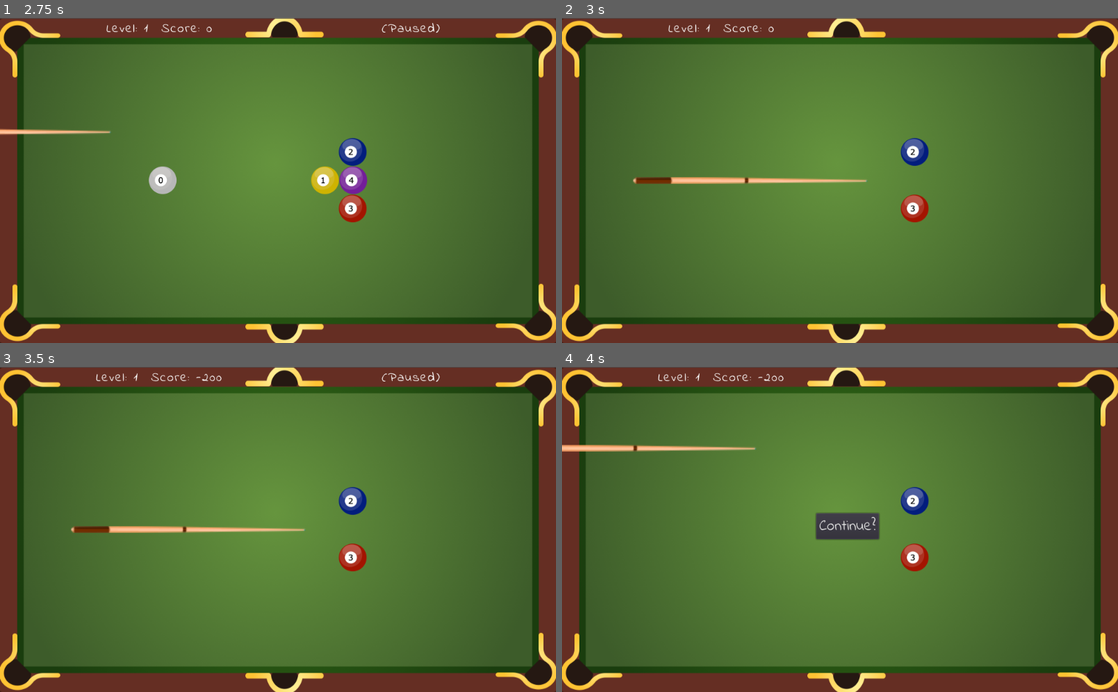
Above: before the commit, frames 1-4 (two rows, left to right).
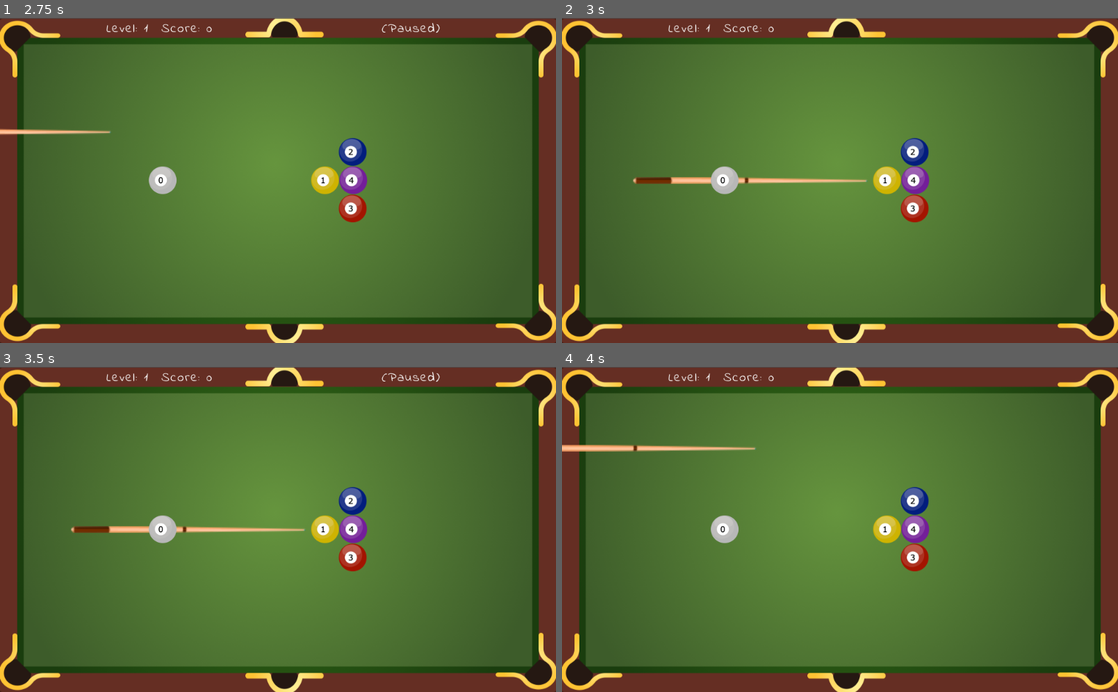
Above: after the commit, the same moments.

Repository: AlbertoPachecoDev/Fisica2D
Game: Godot game, scene res://Main.tscn
Same seed, same stepped clock (60 frames per second), same inputs: the game is played once before the commit and once after it. Sound files missing from this copy of the repository are replaced by a short silence.
Inputs (mouse positions are in pixels of both pictures, inside the frame that each line leads up to):
- Up to frame 1 (2.75 s): tap Enter (ui_accept) at 0.5, 0.77, 1.25, 1.52, 2 s; move the mouse to (250, 245) at 0.52 s; press the mouse at (250, 245) at 0.53 s; move the mouse to (444, 229) at 1.27 s; release the mouse at (444, 229) at 1.28 s; click (444, 229) at 1.35 s; move the mouse to (111, 131) at 2.02 s; press the mouse at (111, 131) at 2.03 s
- Up to frame 2 (3 s): tap Enter (ui_accept) at 2.75 s; move the mouse to (867, 180) at 2.77 s; release the mouse at (867, 180) at 2.78 s; click (867, 180) at 2.85 s
- Up to frame 3 (3.5 s): tap Enter (ui_accept) at 3.02 s
- Up to frame 4 (4 s): move the mouse to (756, 448) at 3.52 s; press the mouse at (756, 448) at 3.53 s; tap Enter (ui_accept) at 3.77 s

Frame 1 is identical in both runs. In frame 2, 1.0% of the frame differs, in the area x 26-67%, y 45-55%; in frame 3, 1.3%; in frame 4, 2.2%, in the area x 17-67%, y 1-55%.

Commit message:
Ver. 0.91 cue zero only
Issue #13 solved: Cue hits only ball zero. Solved adding ball0 mask. Cue collision mask = ball0. Cue removed from ball collision mask bits.

Diff:
--- a/Main.tscn
+++ b/Main.tscn
@@ -55,7 +55,7 @@
 [node name="taco" parent="." instance=ExtResource( 1 )]
 
 [node name="start_damp" type="Timer" parent="."]
-wait_time = 3.5
+wait_time = 4.0
 one_shot = true
 
 [node name="inc_damp" type="Timer" parent="."]
--- a/ball.gd
+++ b/ball.gd
@@ -41,7 +41,7 @@
 		mag = clamp(mag, 10, 500)
 		$sound.volume_db = range_lerp(mag, 500, 10, 1, -50)
 		$sound.play()
-	elif body.name == "taco":
+	elif body.name=="taco" and id==0: # issue-13 hit only ball0
 		# print("hit:", body.impulse)
 		emit_signal("hit", body)
 
--- a/ball.tscn
+++ b/ball.tscn
@@ -64,7 +64,7 @@
 
 [node name="ball" type="RigidBody2D"]
 collision_layer = 2
-collision_mask = 7
+collision_mask = 3
 physics_material_override = SubResource( 1 )
 contacts_reported = 1
 contact_monitor = true
--- a/main.gd
+++ b/main.gd
@@ -81,6 +81,7 @@
 			ball0 = b
 			b.mass += 2
 			ball0.connect("hit", self, "_cue_hit")
+			ball0.set_collision_layer_bit(3, true) # issue-13 set ball0 layer [bit#3]
 		else:
 			balls[id] = b
 		b.id = id
@@ -147,7 +148,7 @@
 	count_damp = 1
 	emit_signal("damp", count_damp)
 	$inc_damp.start()
-	print("damping...")
+	# print("damping...")
 
 func _on_inc_damp_timeout():
 	count_damp += 1
@@ -160,10 +161,10 @@
 					return
 		if ball0.linear_velocity.length() > 2:
 			return
-		print("Balls stopped!! ", count_damp)
+		# print("Balls stopped!! ", count_damp)
 		reset()
 	else:
-		print("Damp finished!!")
+		# print("Damp finished!!")
 		$inc_damp.stop()
 		reset()
 
@@ -200,5 +201,5 @@
 	# warning-ignore:return_value_discarded
 	get_tree().reload_current_scene()
 
-func _on_exit_pressed(): #issue-5
+func _on_exit_pressed(): # issue-5 end-of-game
 	get_tree().quit()
--- a/project.godot
+++ b/project.godot
@@ -31,6 +31,7 @@
 2d_physics/layer_1="table"
 2d_physics/layer_2="ball"
 2d_physics/layer_3="cue"
+2d_physics/layer_4="ball0"
 
 [physics]
 
--- a/taco.gd
+++ b/taco.gd
@@ -34,7 +34,7 @@
 
 extends KinematicBody2D
 
-const MaxVel = 30
+const MaxVel = 24
 enum BallState { READY, DRAG, SHOT, HIT, MOVING, OFF }
 
 onready var drag_start = Vector2(200,300)
--- a/taco.tscn
+++ b/taco.tscn
@@ -9,7 +9,7 @@
 [node name="taco" type="KinematicBody2D"]
 position = Vector2( -2.87019, 3.58774 )
 collision_layer = 4
-collision_mask = 2
+collision_mask = 8
 script = ExtResource( 2 )
 __meta__ = {
 "_edit_group_": true
